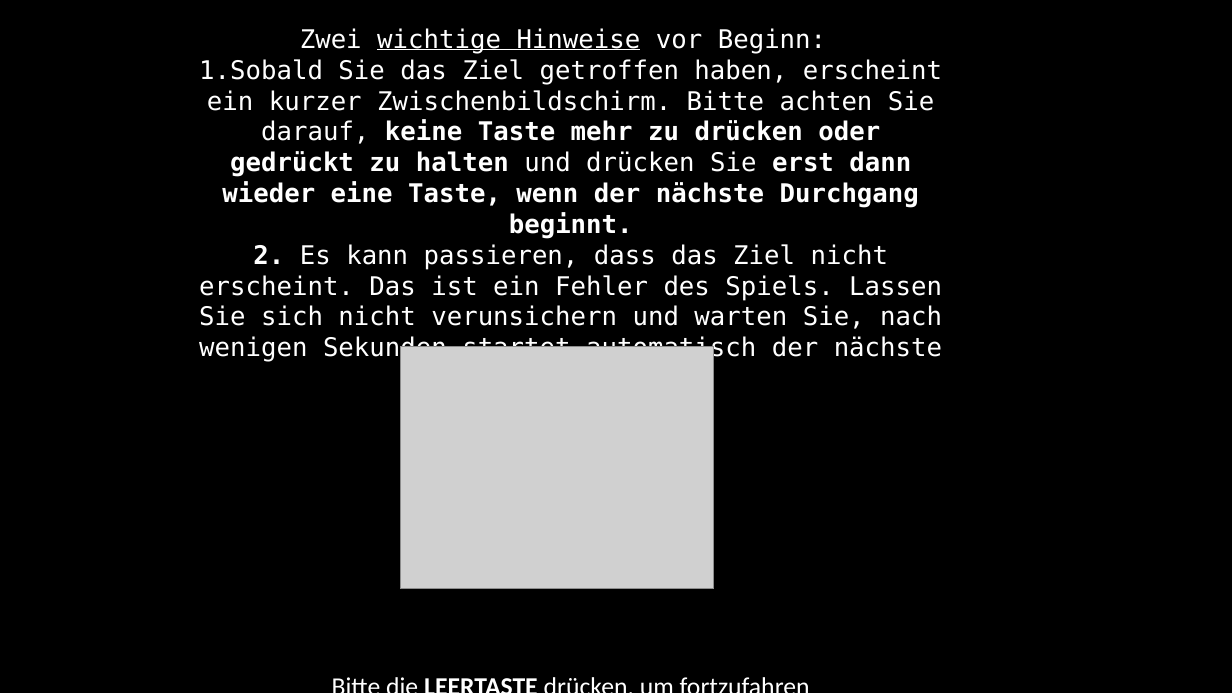
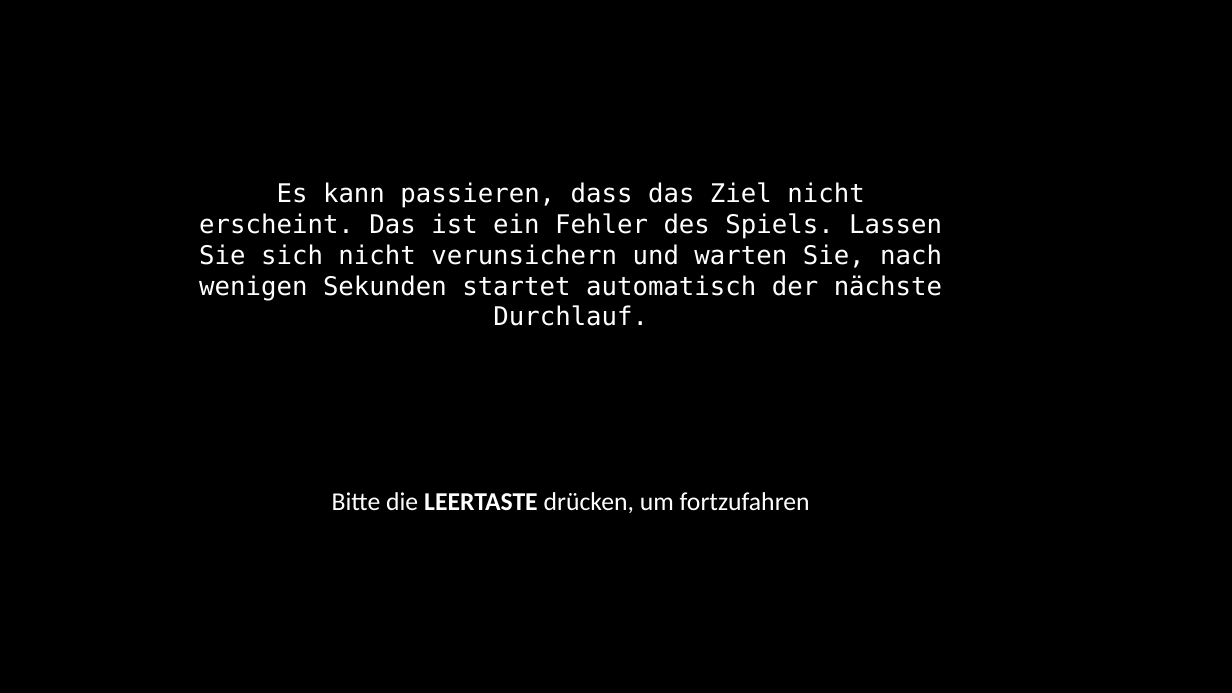
Before and after one commit to sean-mulready/Vizdoom-Scripts, a slide deck: slide 17 of exp_img/instructions.pptx (slide 15 before the commit). Drawn at 1232x693 pixels with LibreOffice and Linux fonts; fonts in the diff are those of the drawing; grey boxes stand for pictures. Boxes give left, top, right and bottom in pixels: in the first picture for what was removed or moved away, otherwise in the second. Text is boxed around its words. In the diff, an @@ line names an element or a change of style, - is before the commit and + after.

```diff
--- a/exp_img/instructions.pptx
+++ b/exp_img/instructions.pptx
@@ text at bbox=[199, 182, 942, 326]: text changed @@
-Zwei wichtige Hinweise vor Beginn:
-1.Sobald Sie das Ziel getroffen haben, erscheint ein kurzer Zwischenbildschirm. Bitte achten Sie darauf, keine Taste mehr zu drücken oder gedrückt zu halten und drücken Sie erst dann wieder eine Taste, wenn der nächste Durchgang beginnt.
-2. Es kann passieren, dass das Ziel nicht erscheint. Das ist ein Fehler des Spiels. Lassen Sie sich nicht verunsichern und warten Sie, nach wenigen Sekunden startet automatisch der nächste Durchlauf
+Es kann passieren, dass das Ziel nicht erscheint. Das ist ein Fehler des Spiels. Lassen Sie sich nicht verunsichern und warten Sie, nach wenigen Sekunden startet automatisch der nächste Durchlauf.
@@ picture removed at bbox=[400, 347, 714, 589] @@
```
Also in this commit, not shown: 3 other slides changed, 4 slides added, 2 slides removed, 11 other files.
